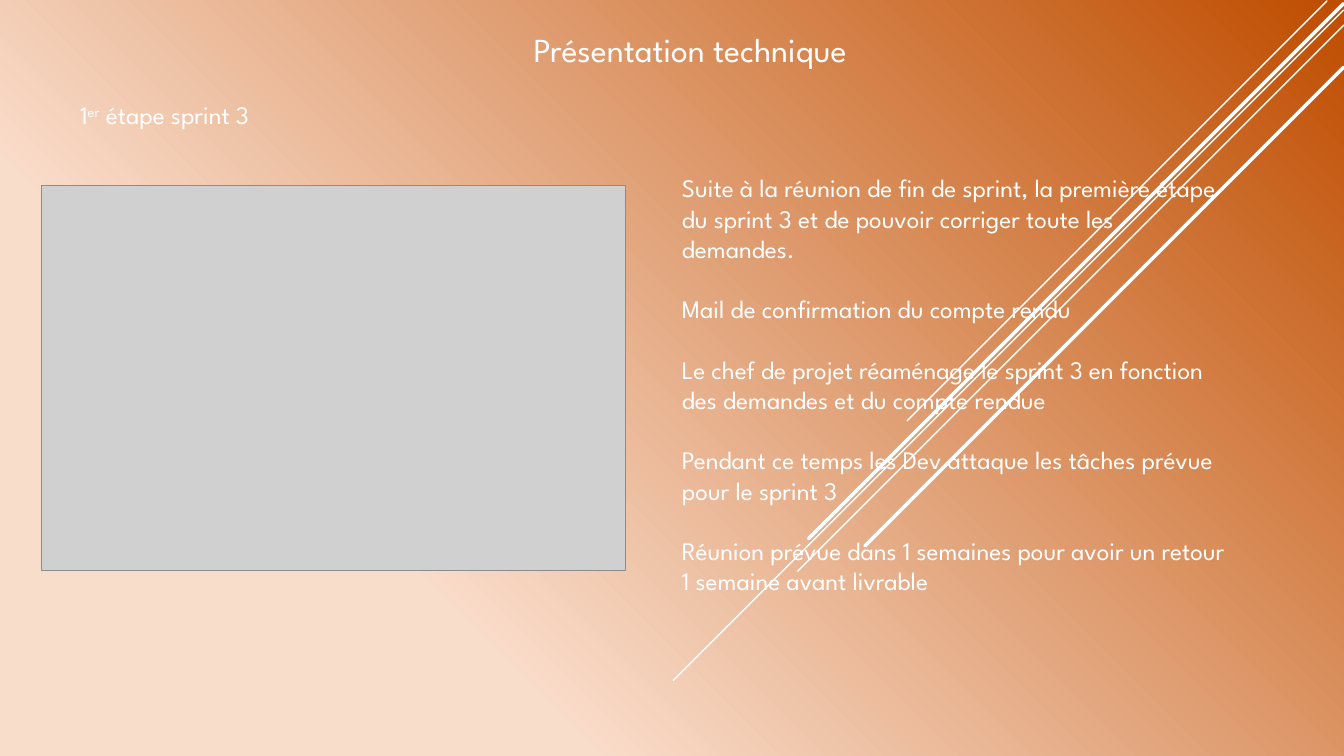
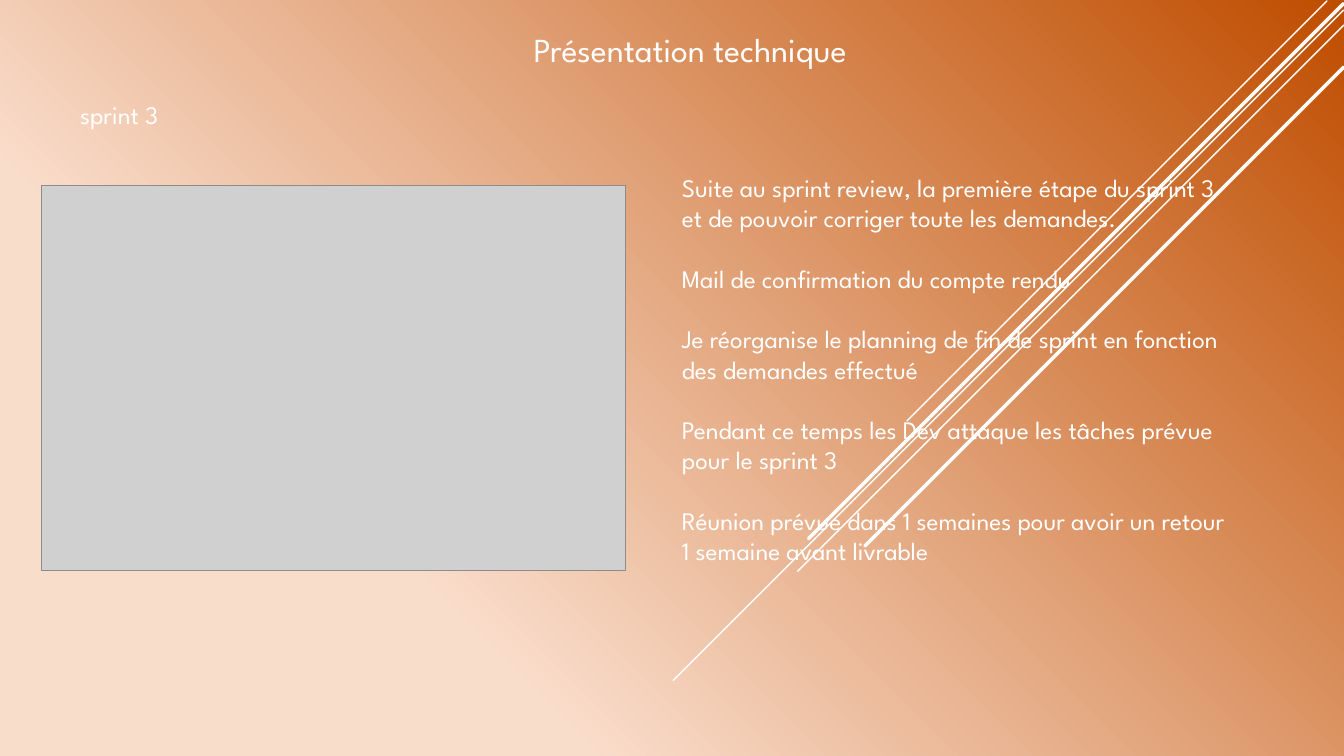
Before and after one commit to JordanKlashi/Projet-7, a slide deck: slide 13 of presentation/Présentation de la solution technique.pptx. Drawn at 1344x756 pixels with LibreOffice and Linux fonts; fonts in the diff are those of the drawing; grey boxes stand for pictures. Boxes give left, top, right and bottom in pixels: in the first picture for what was removed or moved away, otherwise in the second. Text is boxed around its words. In the diff, an @@ line names an element or a change of style, - is before the commit and + after.

Commit message:
edit projet
end projet

```diff
--- a/presentation/Présentation de la solution technique.pptx
+++ b/presentation/Présentation de la solution technique.pptx
@@ text at [80,107,158,129]: text changed @@
-1er étape sprint 3
+sprint 3
@@ text at [682,172,1214,236]: text changed @@
-Suite à la réunion de fin de sprint, la première étape du sprint 3 et de pouvoir corriger toute les demandes.
+Suite au sprint review, la première étape du sprint 3 et de pouvoir corriger toute les demandes.
@@ text at [682,323,1218,379]: text changed @@
-Le chef de projet réaménage le sprint 3 en fonction des demandes et du compte rendue
+Je réorganise le planning de fin de sprint en fonction des demandes effectué
```
Also in this commit, not shown: 10 other slides changed, 3 slides added, 3 slides removed, 10 other files.
